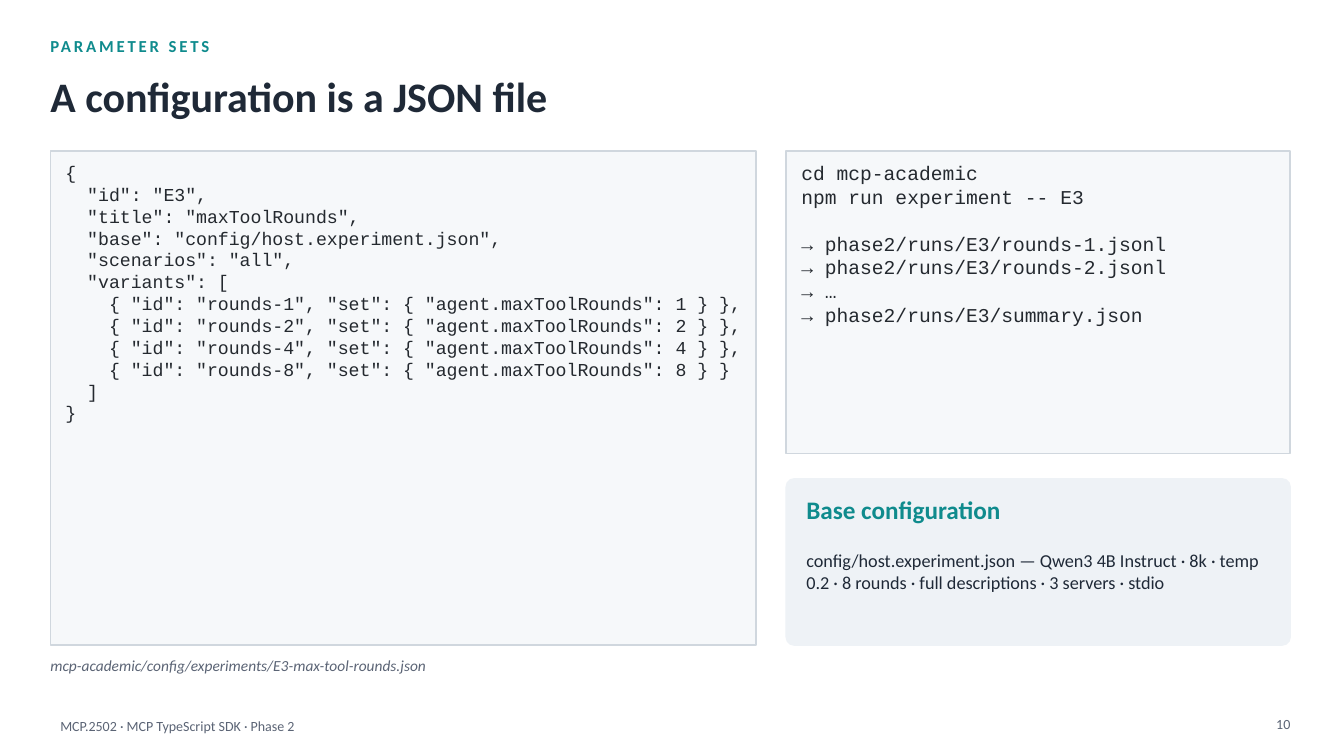
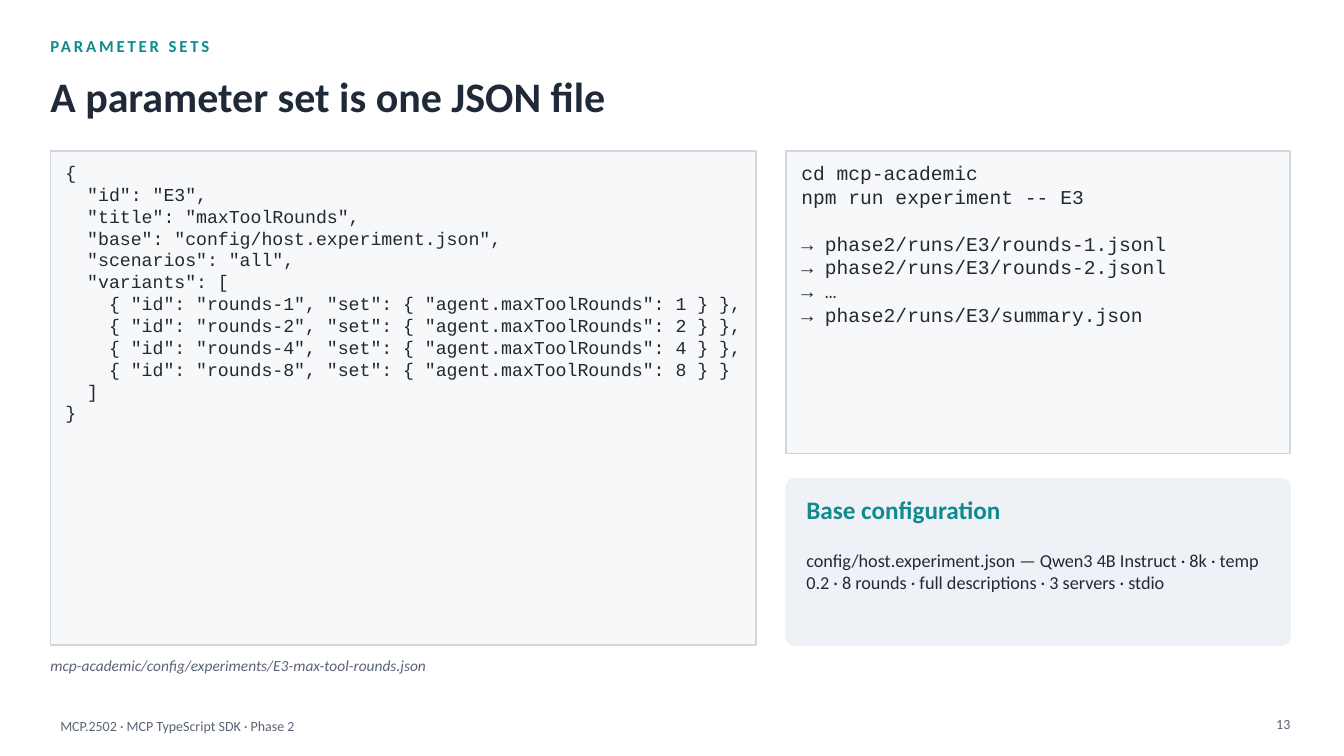
Before and after one commit to HaHiepThanh/mcp-ts, a slide deck: slide 13 of phase2/MCP-TS-SDK-phase2.pptx (slide 10 before the commit). Drawn at 1344x756 pixels with LibreOffice and Linux fonts; fonts in the diff are those of the drawing. Boxes give left, top, right and bottom in pixels: in the first picture for what was removed or moved away, otherwise in the second. Text is boxed around its words. In the diff, an @@ line names an element or a change of style, - is before the commit and + after.

```diff
--- a/phase2/MCP-TS-SDK-phase2.pptx
+++ b/phase2/MCP-TS-SDK-phase2.pptx
@@ text at [50,82,606,119]: text changed @@
-A configuration is a JSON file
+A parameter set is one JSON file
@@ page number at [1276,720,1290,729]: text changed @@
-10
+13
```
Also in this commit, not shown: 17 other slides changed, 15 slides added, 10 slides removed, 5 other files.
